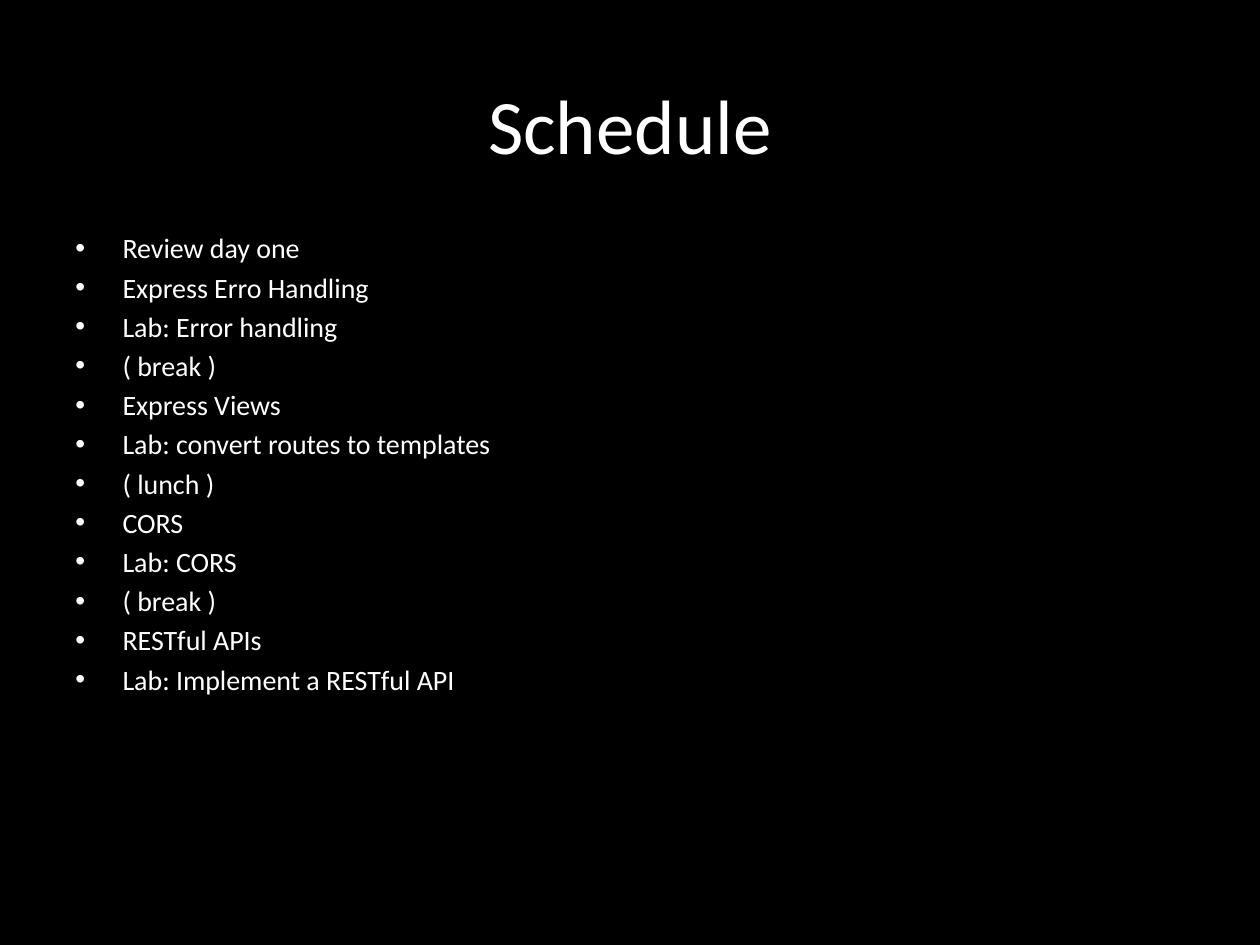
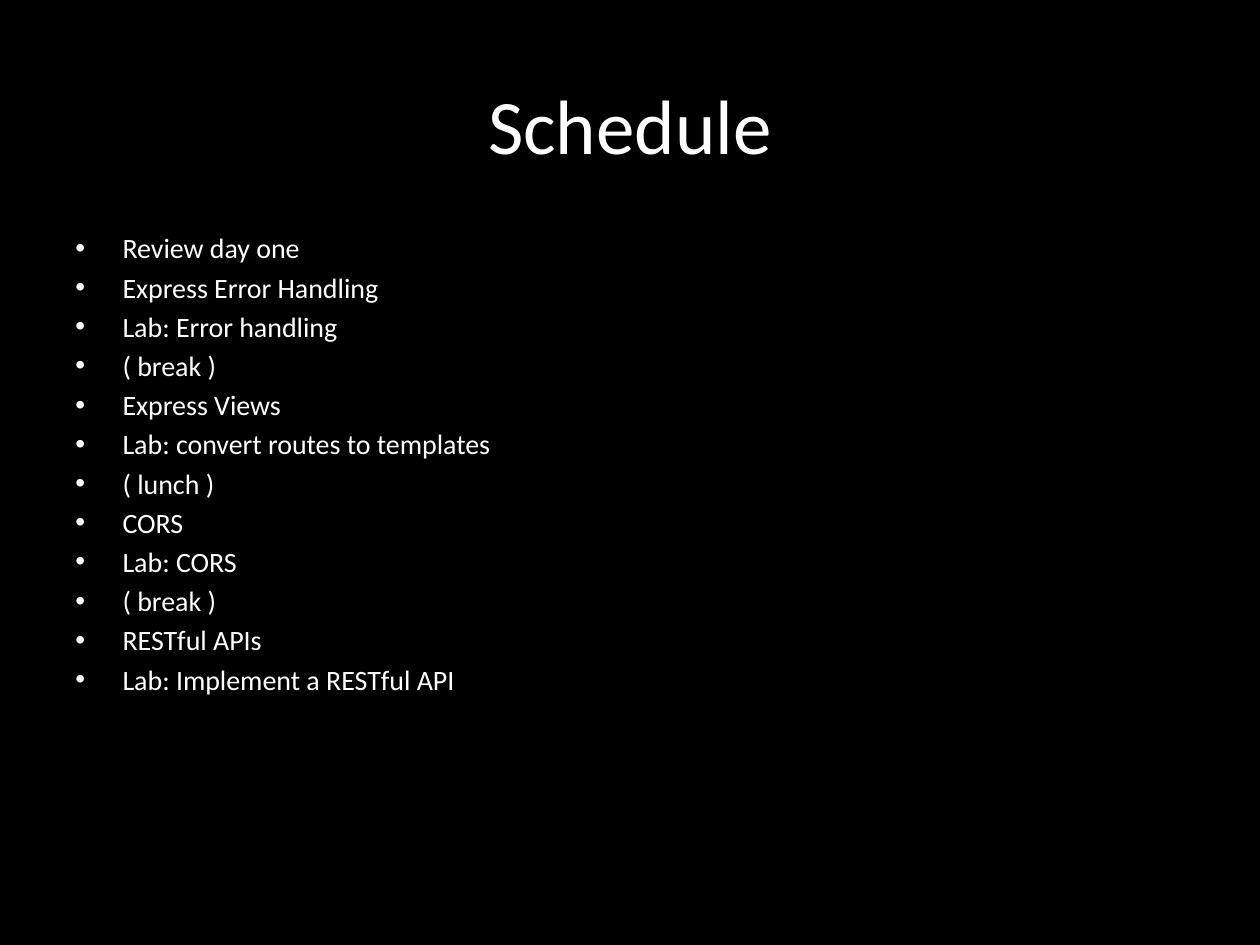
Before and after one commit to eliasjames/training-node-backbone, a slide deck: slide 2 of slides/Node & Backbone Slides Day 2.pptx. Drawn at 1260x945 pixels with LibreOffice and Linux fonts; fonts in the diff are those of the drawing. Boxes give left, top, right and bottom in pixels: in the first picture for what was removed or moved away, otherwise in the second. Text is boxed around its words. In the diff, an @@ line names an element or a change of style, - is before the commit and + after.

Commit message:
Edit slides

```diff
--- a/slides/Node & Backbone Slides Day 2.pptx
+++ b/slides/Node & Backbone Slides Day 2.pptx
@@ subtitle at [123, 278, 379, 303]: text changed @@
-• Express Erro Handling
+• Express Error Handling
```
